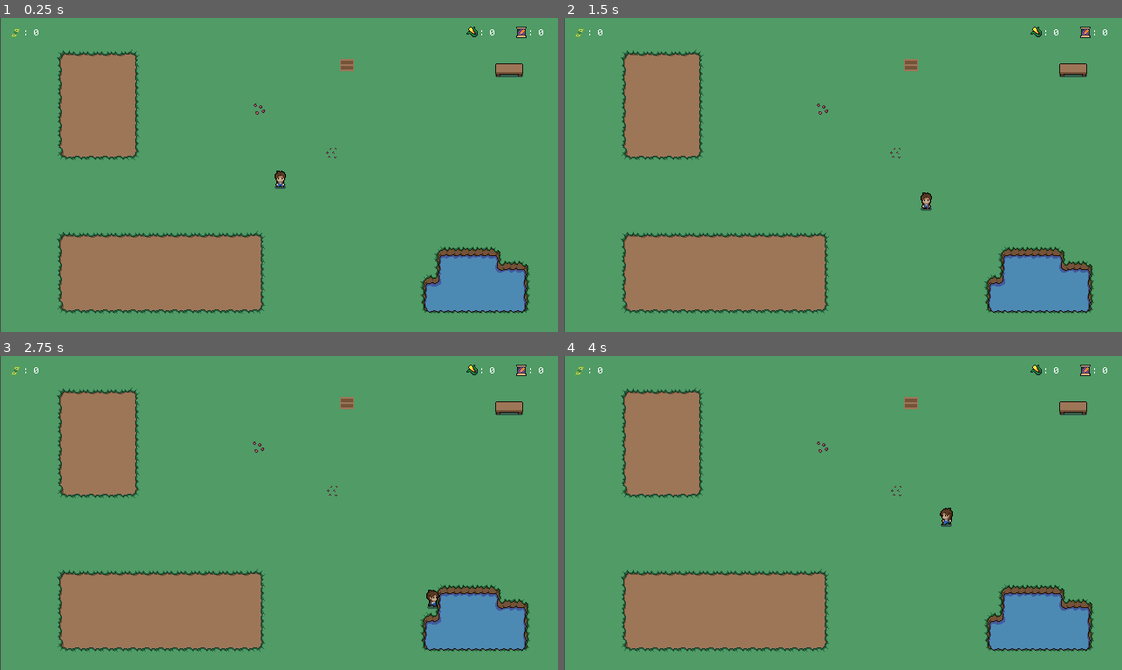
Above: before the commit, frames 1-4 (two rows, left to right).
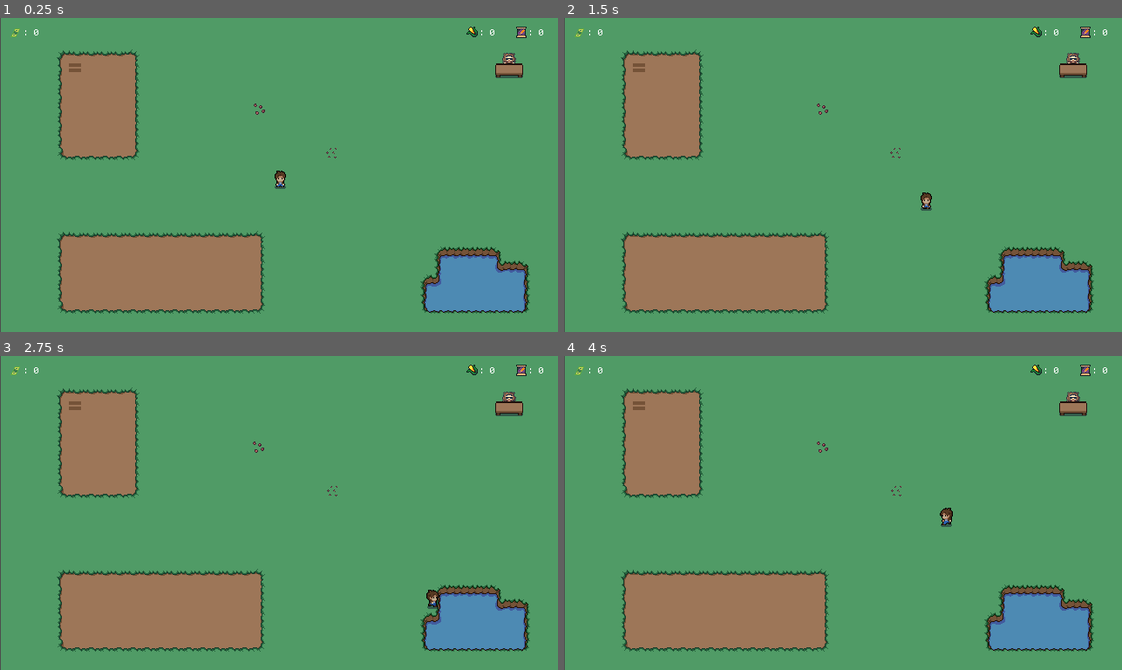
Above: after the commit, the same moments.

Repository: cammcinnes/wintermelonjam-2023
Game: Godot game, scene res://scenes/main.tscn
Two runs of this game, one before a commit and one after it. Both use one fixed random seed, a clock stepped at 60 frames per second and the inputs below.
Inputs (mouse positions are in pixels of both pictures, inside the frame that each line leads up to):
- Up to frame 1 (0.25 s): no input
- Up to frame 2 (1.5 s): tap Enter (interact) at 0.5, 1.35 s; move the mouse to (909, 65) at 0.52 s; hold D (move_right) 0.53-1.28 s; click (909, 65) at 0.6 s; move the mouse to (820, 109) at 1.27 s; hold S (move_down) from 1.28 s (still down); click (820, 109) at 1.42 s
- Up to frame 3 (2.75 s): move the mouse to (334, 491) at 2.02 s; release S (move_down) at 2.03 s; hold D (move_right) from 2.03 s (still down); click (334, 491) at 2.1 s
- Up to frame 4 (4 s): move the mouse to (815, 575) at 2.77 s; release D (move_right) at 2.78 s; hold W (move_up) 2.78-3.53 s; tap Enter (interact) at 2.85 s; click (815, 575) at 2.92 s; move the mouse to (1010, 560) at 3.52 s; hold A (move_left) from 3.53 s (still down); click (1010, 560) at 3.6 s

The runs differ from the first frame. In frame 1, 0.3% of the frame differs, in the area x 12-94%, y 11-20%; in frame 2, 0.3%; in frame 3, 0.3%; in frame 4, 0.3%.

Commit message:
Create shop menu

Diff:
--- a/scenes/growzone.tscn
+++ b/scenes/growzone.tscn
@@ -101,7 +101,6 @@
 
 [node name="growzone" type="StaticBody2D"]
 script = ExtResource("1_v5lim")
-metadata/_edit_group_ = true
 
 [node name="hoed_land" type="AnimatedSprite2D" parent="."]
 sprite_frames = SubResource("SpriteFrames_67nns")
@@ -113,7 +112,7 @@
 shape = SubResource("RectangleShape2D_qx7xx")
 
 [node name="plant" type="AnimatedSprite2D" parent="."]
-scale = Vector2(0.875, 0.9375)
+position = Vector2(0, -3)
 sprite_frames = SubResource("SpriteFrames_eb0bs")
 animation = &"corn_grow"
 
--- a/scenes/main.tscn
+++ b/scenes/main.tscn
@@ -14,6 +14,7 @@
 [ext_resource type="PackedScene" uid="uid://cp4u61uqr1liu" path="res://scenes/corn_seed.tscn" id="11_1so3n"]
 [ext_resource type="PackedScene" uid="uid://xaq1g1rn45ww" path="res://scenes/growzone.tscn" id="12_2jnoe"]
 [ext_resource type="PackedScene" uid="uid://bpqxfe6ebfb4d" path="res://scenes/gui.tscn" id="13_qxv7o"]
+[ext_resource type="PackedScene" uid="uid://bulcl0h7qdvqb" path="res://scenes/shop.tscn" id="15_7x6fa"]
 
 [sub_resource type="TileSetAtlasSource" id="TileSetAtlasSource_tk8pw"]
 texture = ExtResource("3_viwpl")
@@ -1195,13 +1196,12 @@
 format = 2
 layer_0/name = "decor"
 layer_0/z_index = 1
-layer_0/tile_data = PackedInt32Array(-524272, 655364, 0)
-
-[node name="growzone" parent="." instance=ExtResource("12_2jnoe")]
-position = Vector2(398, 54)
 
 [node name="start_position" type="Marker2D" parent="."]
 position = Vector2(320, 180)
+
+[node name="growzone" parent="." instance=ExtResource("12_2jnoe")]
+position = Vector2(86, 57)
 
 [node name="corn_seed" parent="." instance=ExtResource("11_1so3n")]
 position = Vector2(298, 104)
@@ -1217,3 +1217,6 @@
 speed = 125
 
 [node name="GUI" parent="." instance=ExtResource("13_qxv7o")]
+
+[node name="shop" parent="." instance=ExtResource("15_7x6fa")]
+position = Vector2(584, 61)
--- /dev/null
+++ b/scenes/shop.tscn
@@ -0,0 +1,78 @@
+[gd_scene load_steps=12 format=3 uid="uid://bulcl0h7qdvqb"]
+
+[ext_resource type="Texture2D" uid="uid://cb3qy17ughuh1" path="res://textures/objects/objects.png" id="1_ji3lo"]
+[ext_resource type="Script" path="res://scripts/shop.gd" id="1_y3225"]
+[ext_resource type="Texture2D" uid="uid://duxbbgyusmoma" path="res://textures/characters/NPCS V1/NPCS.png" id="2_tu0pg"]
+
+[sub_resource type="AtlasTexture" id="AtlasTexture_uxysw"]
+atlas = ExtResource("2_tu0pg")
+region = Rect2(48, 64, 16, 16)
+
+[sub_resource type="AtlasTexture" id="AtlasTexture_sefyt"]
+atlas = ExtResource("2_tu0pg")
+region = Rect2(64, 64, 16, 16)
+
+[sub_resource type="AtlasTexture" id="AtlasTexture_rsaxe"]
+atlas = ExtResource("2_tu0pg")
+region = Rect2(80, 64, 16, 16)
+
+[sub_resource type="SpriteFrames" id="SpriteFrames_h8byr"]
+animations = [{
+"frames": [{
+"duration": 1.0,
+"texture": SubResource("AtlasTexture_uxysw")
+}, {
+"duration": 1.0,
+"texture": SubResource("AtlasTexture_sefyt")
+}, {
+"duration": 1.0,
+"texture": SubResource("AtlasTexture_rsaxe")
+}],
+"loop": true,
+"name": &"default",
+"speed": 5.0
+}]
+
+[sub_resource type="AtlasTexture" id="AtlasTexture_tlb3k"]
+atlas = ExtResource("1_ji3lo")
+region = Rect2(160, 0, 32, 17)
+
+[sub_resource type="SpriteFrames" id="SpriteFrames_sa4km"]
+animations = [{
+"frames": [{
+"duration": 1.0,
+"texture": SubResource("AtlasTexture_tlb3k")
+}],
+"loop": true,
+"name": &"default",
+"speed": 5.0
+}]
+
+[sub_resource type="RectangleShape2D" id="RectangleShape2D_6yr8x"]
+size = Vector2(32, 33)
+
+[sub_resource type="CircleShape2D" id="CircleShape2D_tb4c4"]
+radius = 12.0
+
+[node name="shop" type="StaticBody2D"]
+script = ExtResource("1_y3225")
+
+[node name="worker" type="AnimatedSprite2D" parent="."]
+position = Vector2(0, -13)
+sprite_frames = SubResource("SpriteFrames_h8byr")
+frame_progress = 0.432738
+
+[node name="shop_art" type="AnimatedSprite2D" parent="."]
+sprite_frames = SubResource("SpriteFrames_sa4km")
+
+[node name="CollisionShape2D" type="CollisionShape2D" parent="."]
+position = Vector2(0, -5.5)
+shape = SubResource("RectangleShape2D_6yr8x")
+
+[node name="Area2D" type="Area2D" parent="."]
+
+[node name="CollisionShape2D" type="CollisionShape2D" parent="Area2D"]
+position = Vector2(0, 7)
+shape = SubResource("CircleShape2D_tb4c4")
+
+[connection signal="body_entered" from="Area2D" to="." method="_on_area_2d_body_entered"]
--- /dev/null
+++ b/scenes/shopmenu.tscn
@@ -0,0 +1,141 @@
+[gd_scene load_steps=14 format=3 uid="uid://br4yf88hm83rj"]
+
+[ext_resource type="Texture2D" uid="uid://dyf1tq5uyr27v" path="res://textures/Crop_Spritesheet.png" id="1_byqh1"]
+[ext_resource type="Texture2D" uid="uid://dhr06wrgiq06u" path="res://textures/arrow.png" id="2_f0sgq"]
+[ext_resource type="FontFile" uid="uid://dlfn785vfw35r" path="res://font/monogram.ttf" id="3_sshfp"]
+[ext_resource type="Texture2D" uid="uid://dxwso05hu8ndh" path="res://textures/Treasure+/Treasure+.png" id="4_ccf7h"]
+
+[sub_resource type="AtlasTexture" id="AtlasTexture_j1neg"]
+atlas = ExtResource("1_byqh1")
+region = Rect2(80, 144, 16, 16)
+
+[sub_resource type="AtlasTexture" id="AtlasTexture_7vte7"]
+atlas = ExtResource("1_byqh1")
+region = Rect2(80, 80, 16, 16)
+
+[sub_resource type="SpriteFrames" id="SpriteFrames_fy8l3"]
+animations = [{
+"frames": [{
+"duration": 1.0,
+"texture": SubResource("AtlasTexture_j1neg")
+}],
+"loop": true,
+"name": &"corn_seed",
+"speed": 5.0
+}, {
+"frames": [{
+"duration": 1.0,
+"texture": SubResource("AtlasTexture_7vte7")
+}],
+"loop": true,
+"name": &"wheat_seed",
+"speed": 5.0
+}]
+
+[sub_resource type="AtlasTexture" id="AtlasTexture_48b3l"]
+atlas = ExtResource("2_f0sgq")
+region = Rect2(0, 0, 16, 16)
+
+[sub_resource type="SpriteFrames" id="SpriteFrames_cn2l3"]
+animations = [{
+"frames": [{
+"duration": 1.0,
+"texture": SubResource("AtlasTexture_48b3l")
+}],
+"loop": true,
+"name": &"default",
+"speed": 0.0
+}]
+
+[sub_resource type="AtlasTexture" id="AtlasTexture_63o3f"]
+atlas = ExtResource("2_f0sgq")
+region = Rect2(0, 0, 16, 16)
+
+[sub_resource type="SpriteFrames" id="SpriteFrames_icge4"]
+animations = [{
+"frames": [{
+"duration": 1.0,
+"texture": SubResource("AtlasTexture_63o3f")
+}],
+"loop": true,
+"name": &"default",
+"speed": 5.0
+}]
+
+[sub_resource type="AtlasTexture" id="AtlasTexture_72rcg"]
+atlas = ExtResource("4_ccf7h")
+region = Rect2(0, 128, 16, 16)
+
+[sub_resource type="SpriteFrames" id="SpriteFrames_vddea"]
+animations = [{
+"frames": [{
+"duration": 1.0,
+"texture": SubResource("AtlasTexture_72rcg")
+}],
+"loop": true,
+"name": &"default",
+"speed": 5.0
+}]
+
+[node name="shopmenu" type="StaticBody2D"]
+
+[node name="ColorRect" type="ColorRect" parent="."]
+offset_right = 54.0
+offset_bottom = 31.0
+color = Color(0.196078, 0.196078, 0.196078, 0.368627)
+
+[node name="icon" type="AnimatedSprite2D" parent="."]
+position = Vector2(11, 12)
+scale = Vector2(1.25, 1.25)
+sprite_frames = SubResource("SpriteFrames_fy8l3")
+animation = &"corn_seed"
+
+[node name="button_left" type="Button" parent="."]
+visible = false
+offset_left = 2.0
+offset_top = 22.0
+offset_right = 10.0
+offset_bottom = 30.0
+
+[node name="left_button_icon" type="AnimatedSprite2D" parent="."]
+position = Vector2(6, 26)
+sprite_frames = SubResource("SpriteFrames_cn2l3")
+
+[node name="button_right" type="Button" parent="."]
+visible = false
+offset_left = 11.0
+offset_top = 22.0
+offset_right = 19.0
+offset_bottom = 30.0
+
+[node name="right_button_icon" type="AnimatedSprite2D" parent="."]
+position = Vector2(15, 26)
+sprite_frames = SubResource("SpriteFrames_icge4")
+flip_h = true
+
+[node name="price_label" type="Label" parent="."]
+offset_left = 22.0
+offset_top = 2.0
+offset_right = 40.0
+offset_bottom = 15.0
+theme_override_fonts/font = ExtResource("3_sshfp")
+theme_override_font_sizes/font_size = 16
+text = "100"
+horizontal_alignment = 1
+
+[node name="money_icon" type="AnimatedSprite2D" parent="."]
+position = Vector2(48, 8)
+scale = Vector2(0.9375, 0.875)
+sprite_frames = SubResource("SpriteFrames_vddea")
+
+[node name="buy_button" type="Button" parent="."]
+offset_left = 22.0
+offset_top = 17.0
+offset_right = 52.0
+offset_bottom = 28.0
+
+[node name="buy_button_color" type="ColorRect" parent="."]
+offset_left = 22.0
+offset_top = 17.0
+offset_right = 52.0
+offset_bottom = 28.0
--- a/scripts/player.gd
+++ b/scripts/player.gd
@@ -65,3 +65,5 @@
 
 func player_sell_method():
 	pass
+func player_shop_method():
+	pass
--- /dev/null
+++ b/scripts/shop.gd
@@ -0,0 +1,8 @@
+extends StaticBody2D
+
+func _ready():
+	$worker.play("default")
+
+func _on_area_2d_body_entered(body):
+	if body.has_method("player_shop_method"):
+		print("Open Shop")
Not shown: 1 places in scenes/main.tscn that only renumber resources
Binary file added: textures/arrow.png
Not shown, added: textures/arrow.png.import
Binary file added: textures/characters/NPCS V1/NPCS.png
Not shown, added: textures/characters/NPCS V1/NPCS.png.import
Binary file added: textures/characters/NPCS V1/NPCS_Faces.png
Not shown, added: textures/characters/NPCS V1/NPCS_Faces.png.import
Not shown, changed: README.md
